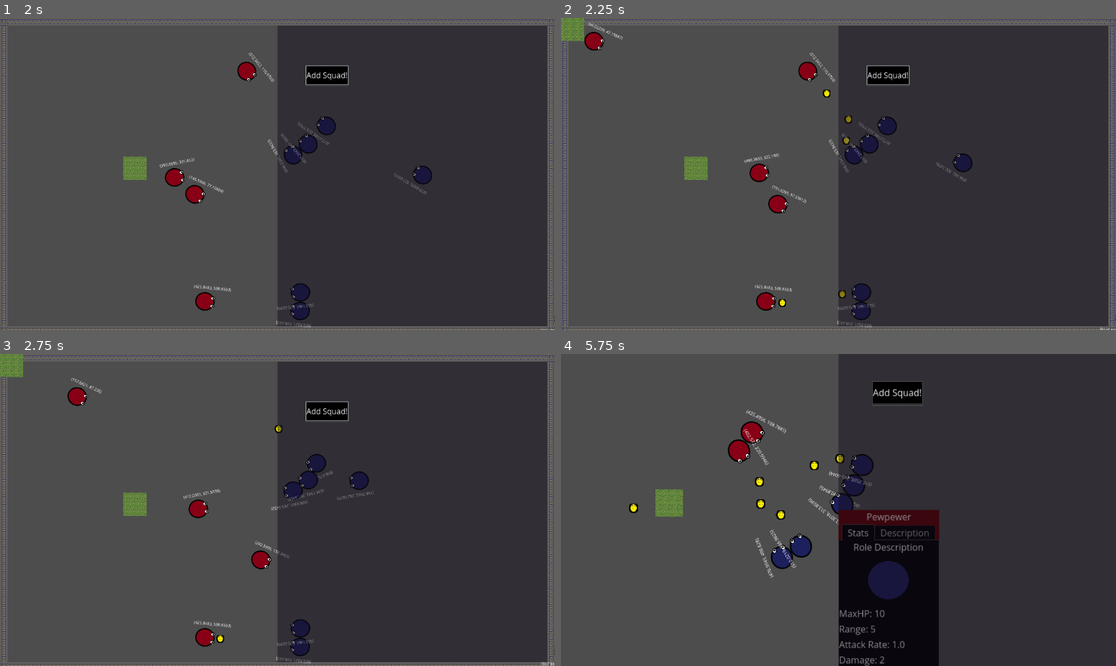
Above: before the commit, frames 1-4 (two rows, left to right).
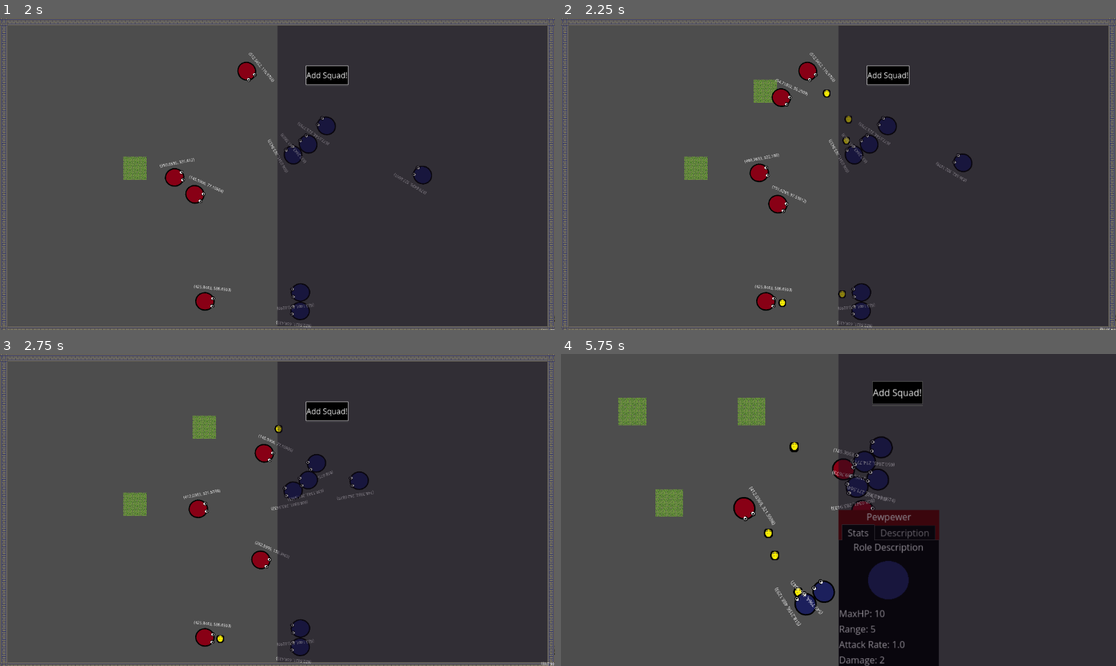
Above: after the commit, the same moments.

Repository: Cuppit/auto-battler
Game: Godot game, scene res://scenes/battlemap/battle_map.tscn
Same seed, same stepped clock (60 frames per second), same inputs: the game is played once before the commit and once after it. This scene is started directly instead of the project's main scene. The engine's default icon, where the game draws it, is replaced by a stand-in: a white triangle on a blue panel in a dark square.
Inputs (mouse positions are in pixels of both pictures, inside the frame that each line leads up to):
- Up to frame 1 (2 s): click "Start Battle!" at 0.5 s; click "Add Squad!" at 1.25 s
- Up to frame 2 (2.25 s): click "Add Squad!" at 2 s
- Up to frame 3 (2.75 s): no input
- Up to frame 4 (5.75 s): click "Add Squad!" at 2.75 s; move the mouse to (766, 637) at 3.52 s; press the mouse at (766, 637) at 3.53 s; move the mouse to (821, 603) at 4.27 s; release the mouse at (821, 603) at 4.28 s; right-click (821, 603) at 4.35 s; click (821, 603) at 4.42 s; move the mouse to (849, 488) at 5.02 s; hold Mouse wheel up (zoom_in) from 5.03 s (still down); click (849, 488) at 5.17 s

Frame 1 is identical in both runs. In frame 2, 1.0% of the frame differs, in the area x 0-45%, y 0-29%; in frame 3, 1.0%; in frame 4, 4.6%, in the area x 10-61%, y 14-88%.

Commit message:
Tweaks to 'spawn squad' algorithm

Diff:
--- a/scenes/battlemap/battle_map.gd
+++ b/scenes/battlemap/battle_map.gd
@@ -97,6 +97,10 @@
 	## Use this to calculate the starting point
 	var pt_x = mid_x - sq_mid_x
 	var pt_y = mid_y - sq_mid_y
+
+	var scr_x = pt_x * Global.CELL_PX_SIZE
+	var scr_y = pt_y * Global.CELL_PX_SIZE
+
 	print("Starting point in searching for place to put squad:",pt_x,",",pt_y)
 	var curr_rect
 	## Iterate over every squad currently present on the team, and check if there's
@@ -118,10 +122,14 @@
 		print("Total squads on this team: ",len(team1_squads))
 
 	while pt_x>=0 and pt_x<team1_field.bottom_right.x and pt_y>=0 and pt_y<team1_field.bottom_right.y and still_searching:
-		curr_rect = Rect2i(Vector2i(pt_x,pt_y),Vector2i(pt_x+toadd.squad_zone_width,pt_y+toadd.squad_zone_height))
+		scr_x = pt_x * Global.CELL_PX_SIZE
+		scr_y = pt_y * Global.CELL_PX_SIZE
+		curr_rect = Rect2i(Vector2i(scr_x,scr_y),Vector2i(scr_x+toadd.squad_zone_width,scr_y+toadd.squad_zone_height))
+
 		still_searching=false
 		for squad in team1_squads:
-			if curr_rect.intersects(squad.rect_at(Vector2i(pt_x,pt_y))):
+			var squad_rect = Rect2i(Vector2i(squad.position.x,squad.position.y),Vector2i(squad.position.x+squad.squad_zone_width,squad.position.y+squad.squad_zone_height))
+			if curr_rect.intersects(squad_rect):
 				still_searching=true
 				print("can't place at ",Vector2i(pt_x,pt_y),", finding different spot:")
 				## can't place here, find a different spot
@@ -139,13 +147,13 @@
 					steps_to_turn+=1
 					inc_val=steps_to_turn
 					if curr_dir == CurrDirection.EAST:
-						CurrDirection.NORTH
+						curr_dir = CurrDirection.NORTH
 					elif curr_dir == CurrDirection.NORTH:
-						CurrDirection.WEST
+						curr_dir = CurrDirection.WEST
 					elif curr_dir == CurrDirection.WEST:
-						CurrDirection.SOUTH
+						curr_dir = CurrDirection.SOUTH
 					elif curr_dir == CurrDirection.SOUTH:
-						CurrDirection.EAST
+						curr_dir = CurrDirection.EAST
 
 				break
 		if not still_searching:
Not shown, added: devdocs/2025/12 (December)/20251203_squads-and-grids.txt
